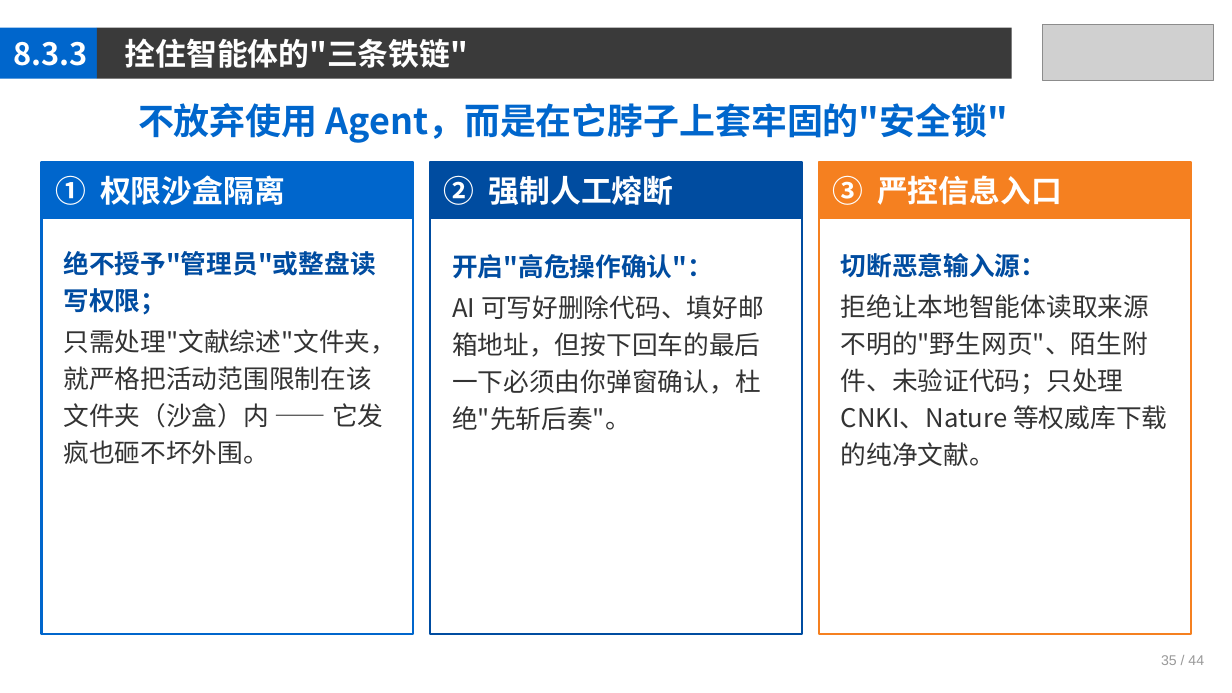
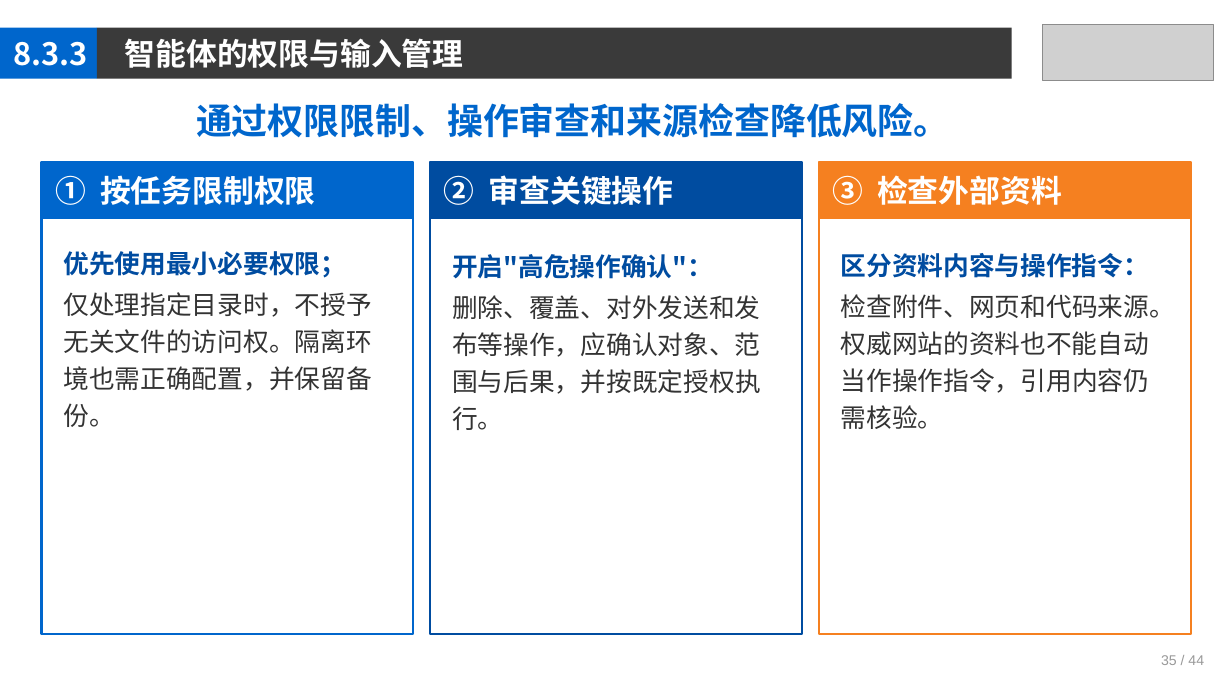
Before and after one commit to jpqiang/AIGC, a slide deck: slide 35 of 课件/第8章.pptx. Drawn at 1232x693 pixels with LibreOffice and Linux fonts; fonts in the diff are those of the drawing; grey boxes stand for pictures. Boxes give left, top, right and bottom in pixels: in the first picture for what was removed or moved away, otherwise in the second. Text is boxed around its words. In the diff, an @@ line names an element or a change of style, - is before the commit and + after.

```diff
--- a/课件/第8章.pptx
+++ b/课件/第8章.pptx
@@ text at (125,38,464,68): text changed @@
-拴住智能体的"三条铁链"
+智能体的权限与输入管理
@@ text at (196,103,950,138): text changed @@
-不放弃使用 Agent，而是在它脖子上套牢固的"安全锁"
+通过权限限制、操作审查和来源检查降低风险。
@@ text at (55,175,316,205): text changed @@
-① 权限沙盒隔离
+① 按任务限制权限
@@ text at (444,175,674,205): text changed @@
-② 强制人工熔断
+② 审查关键操作
@@ text at (832,175,1062,205): text changed @@
-③ 严控信息入口
+③ 检查外部资料
@@ text at (63,251,372,427): text changed @@
-绝不授予"管理员"或整盘读写权限；
-只需处理"文献综述"文件夹，就严格把活动范围限制在该文件夹（沙盒）内 —— 它发疯也砸不坏外围。
+优先使用最小必要权限；
+仅处理指定目录时，不授予无关文件的访问权。隔离环境也需正确配置，并保留备份。
@@ text at (841,253,1175,429): text changed @@
-切断恶意输入源：
-拒绝让本地智能体读取来源不明的"野生网页"、陌生附件、未验证代码；只处理 CNKI、Nature 等权威库下载的纯净文献。
+区分资料内容与操作指令：
+检查附件、网页和代码来源。权威网站的资料也不能自动当作操作指令，引用内容仍需核验。
@@ text at (452,295,761,430): text changed @@
-AI 可写好删除代码、填好邮箱地址，但按下回车的最后一下必须由你弹窗确认，杜绝"先斩后奏"。
+删除、覆盖、对外发送和发布等操作，应确认对象、范围与后果，并按既定授权执行。
```
Also in this commit, not shown: 41 other slides changed, 3 other files.
